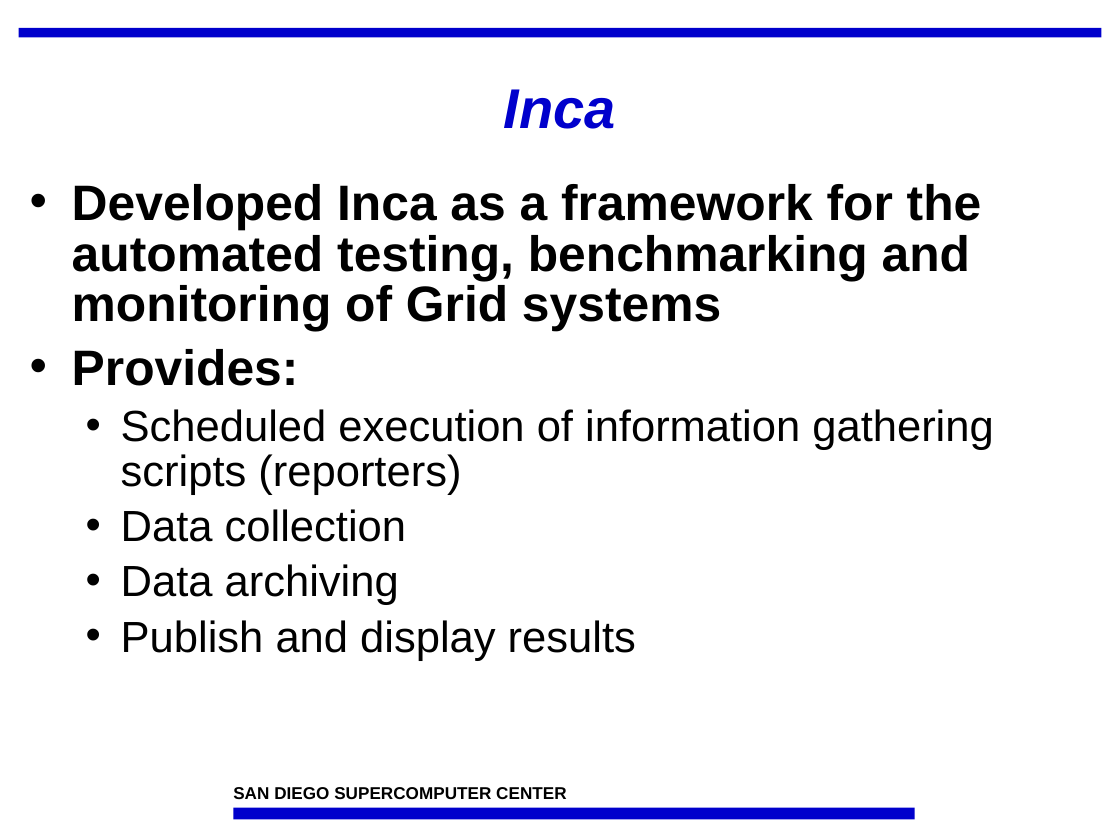
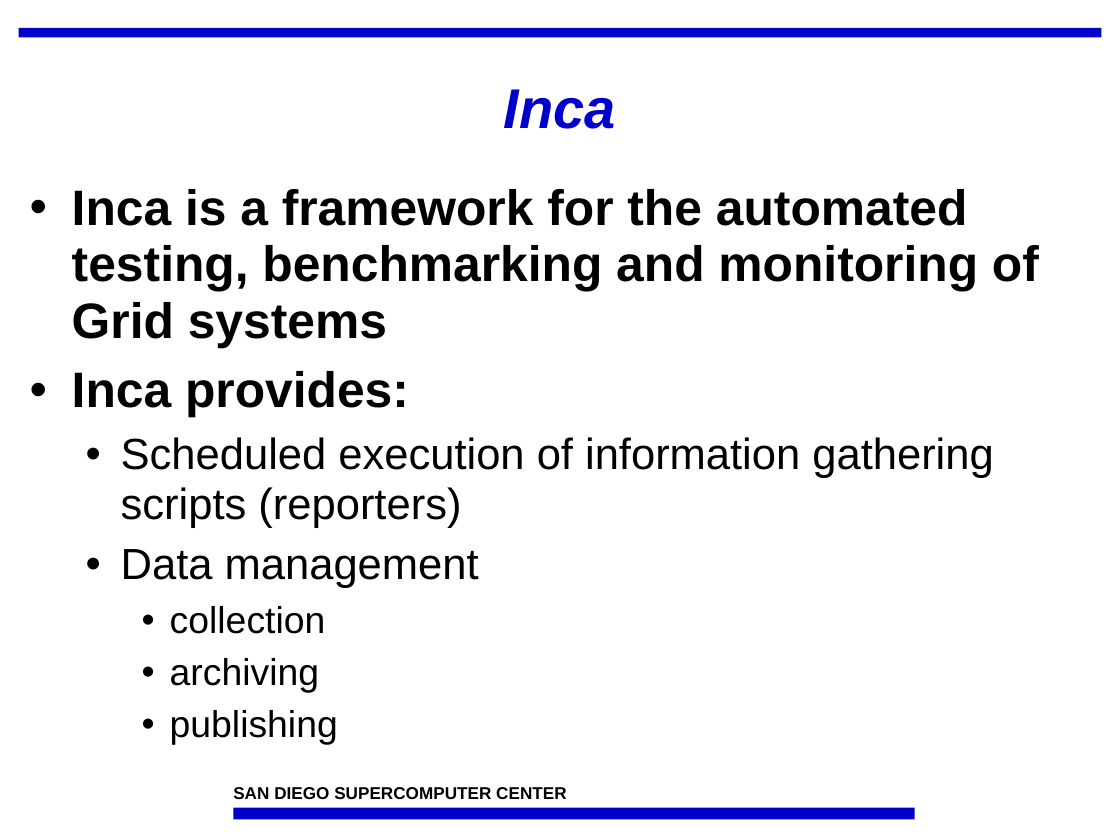
Before and after one commit to IncaProject/inca-xsede, a slide deck: slide 7 of talks/inca_sc05.ppt. Drawn at 1120x840 pixels with LibreOffice and Linux fonts; fonts in the diff are those of the drawing; background and template pictures are left out. Boxes give left, top, right and bottom in pixels: in the first picture for what was removed or moved away, otherwise in the second. Text is boxed around its words. In the diff, an @@ line names an element or a change of style, - is before the commit and + after.

```diff
--- a/talks/inca_sc05.ppt
+++ b/talks/inca_sc05.ppt
@@ text at [72,189,1039,418]: text changed @@
-• Developed Inca as a framework for the automated testing, benchmarking and monitoring of Grid systems
-• Provides:
+• Inca is a framework for the automated testing, benchmarking and monitoring of Grid systems
+• Inca provides:
@@ text at [121,437,993,528]: line spacing 0.85 to 0.95 @@
@@ text at [121,549,479,744]: text changed; size 28 to 24 pt @@
-  • Data collection
-  • Data archiving
-  • Publish and display results
+  • Data management
+    • collection
+    • archiving
+    • publishing
```
Also in this commit, not shown: 6 other slides changed, 1 slide added, 1 slide removed.
